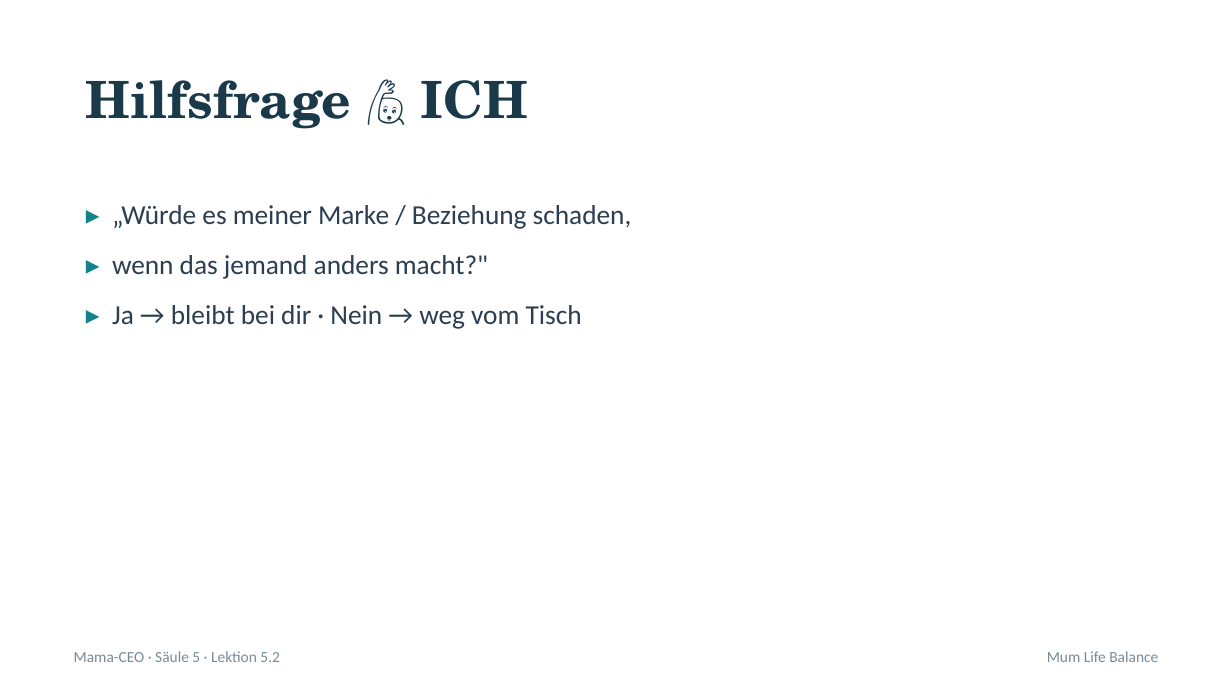
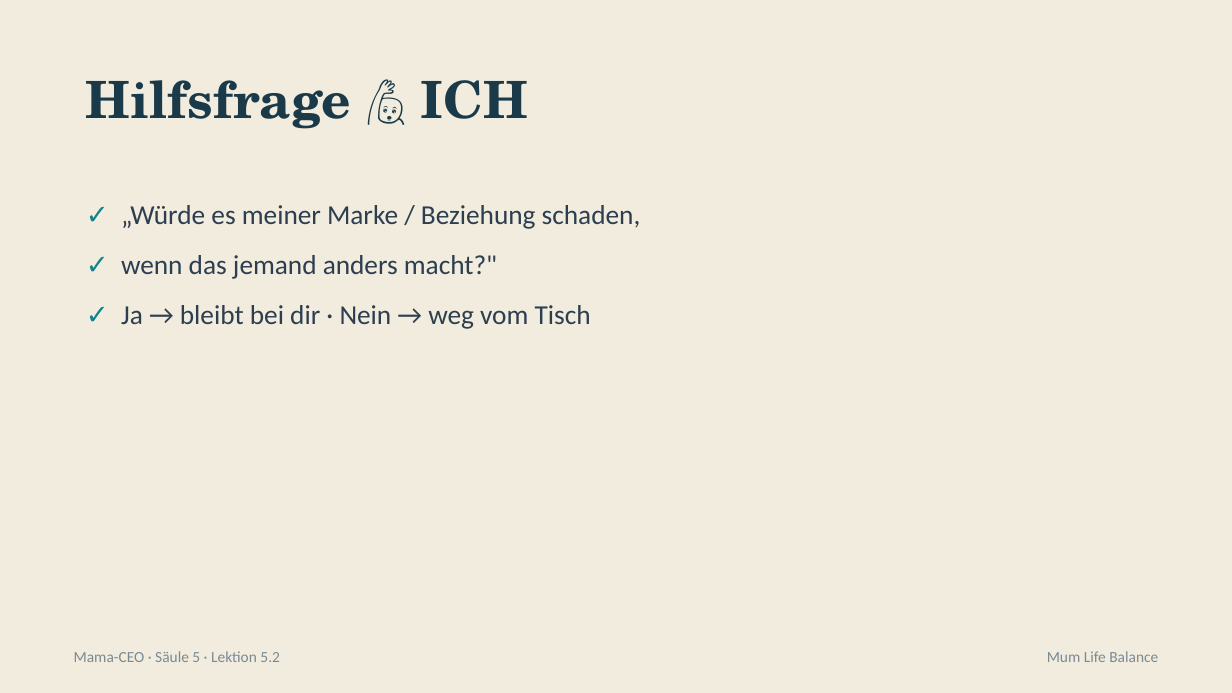
Before and after one commit to pnulmann-hue/mumlifebalance-workspace, a slide deck: slide 5 of outputs/produkte/mama-ceo/03-praesentationen/saeule-5/02-lektion-5-2.pptx. Drawn at 1232x693 pixels with LibreOffice and Linux fonts; fonts in the diff are those of the drawing. Boxes give left, top, right and bottom in pixels: in the first picture for what was removed or moved away, otherwise in the second. Text is boxed around its words. In the diff, an @@ line names an element or a change of style, - is before the commit and + after.

```diff
--- a/outputs/produkte/mama-ceo/03-praesentationen/saeule-5/02-lektion-5-2.pptx
+++ b/outputs/produkte/mama-ceo/03-praesentationen/saeule-5/02-lektion-5-2.pptx
@@ background #FFFFFF to #F1ECDD @@
@@ text at [121,205,641,329]: text changed @@
-▸ „Würde es meiner Marke / Beziehung schaden,
-▸ wenn das jemand anders macht?"
-▸ Ja → bleibt bei dir · Nein → weg vom Tisch
+✓ „Würde es meiner Marke / Beziehung schaden,
+✓ wenn das jemand anders macht?"
+✓ Ja → bleibt bei dir · Nein → weg vom Tisch
```
Also in this commit, not shown: 11 other slides changed, 13 other files.
